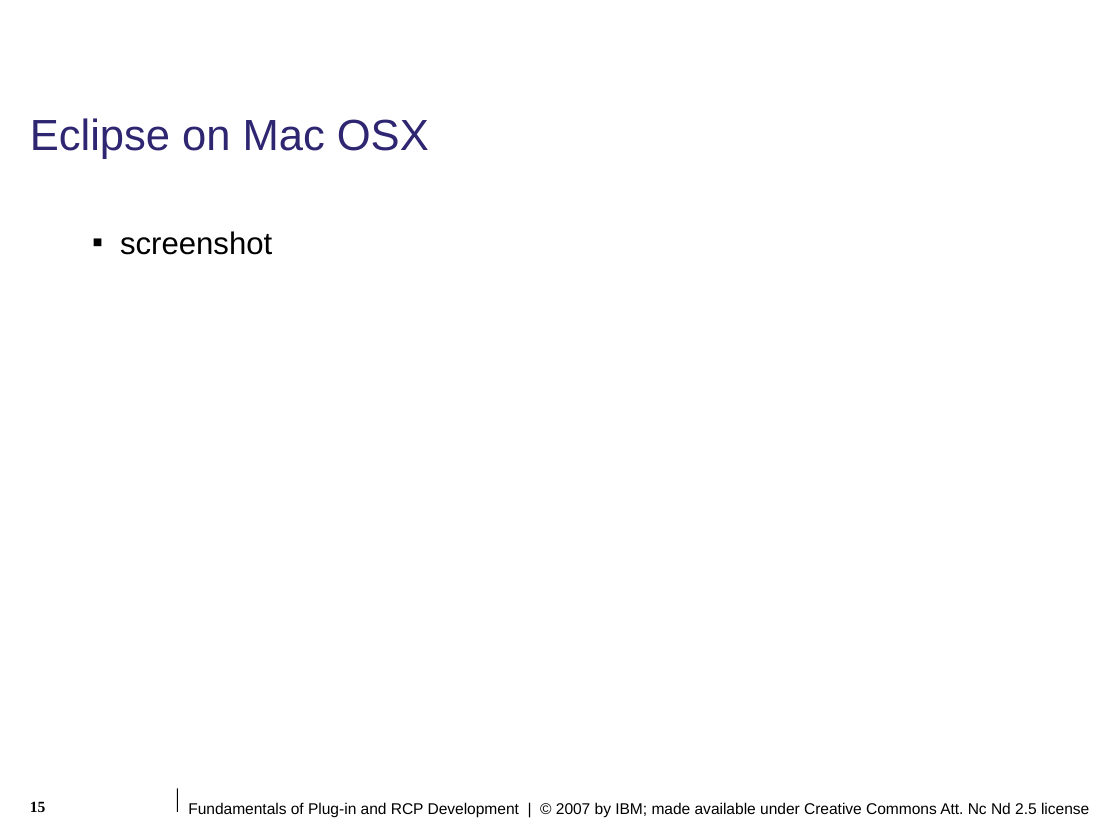
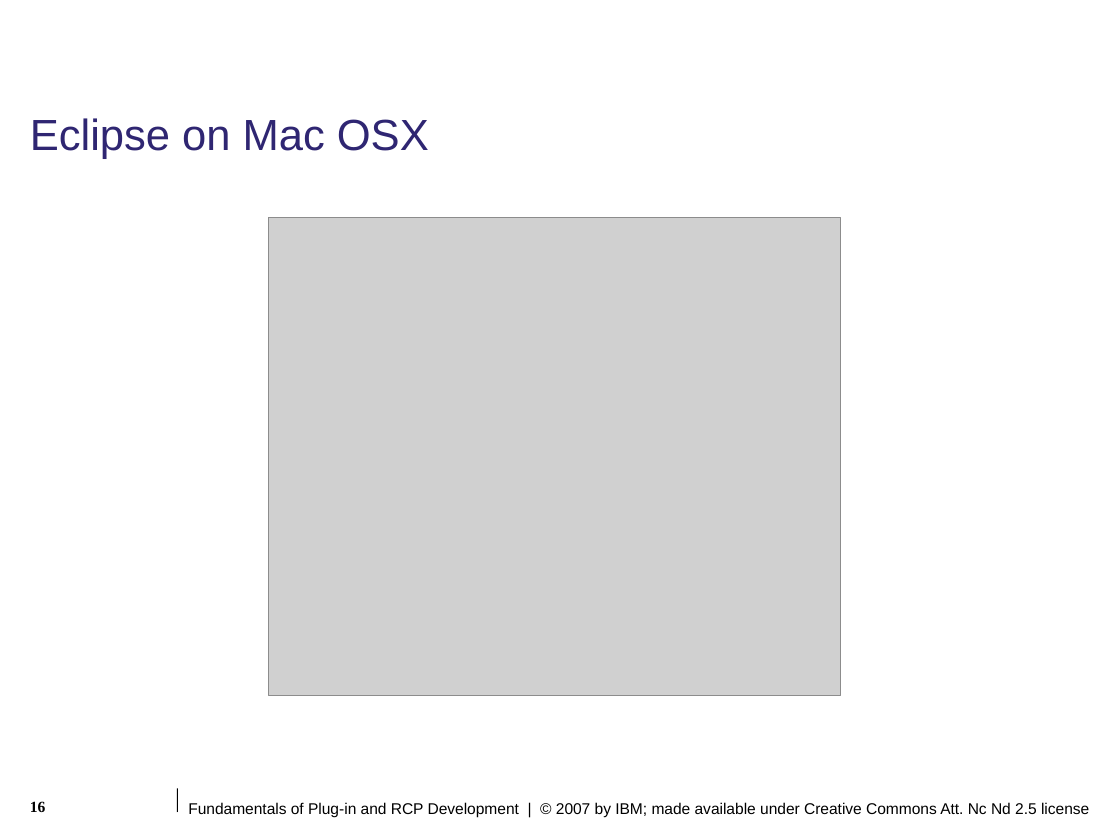
Before and after one commit to lukangping/eclipse.pde.incubator, a slide deck: slide 16 of presentations/eclipse-con/2007/slides/Fundamentals_of_Plugin_and_RCP_Development.ppt (slide 15 before the commit). Drawn at 1120x840 pixels with LibreOffice and Linux fonts; fonts in the diff are those of the drawing; grey boxes stand for pictures; background and template pictures are left out. Boxes give left, top, right and bottom in pixels: in the first picture for what was removed or moved away, otherwise in the second. Text is boxed around its words. In the diff, an @@ line names an element or a change of style, - is before the commit and + after.

Commit message:
Add images:  2007-02-15 19-38

```diff
--- a/presentations/eclipse-con/2007/slides/Fundamentals_of_Plugin_and_RCP_Development.ppt
+++ b/presentations/eclipse-con/2007/slides/Fundamentals_of_Plugin_and_RCP_Development.ppt
@@ text removed at [120,231,272,255] @@
-▪ screenshot
@@ picture added at [269,217,841,696] @@
@@ page number at [30,801,46,812]: text changed @@
-15
+16
```
Also in this commit, not shown: 6 other slides changed, 2 slides added, 1 slide removed.
